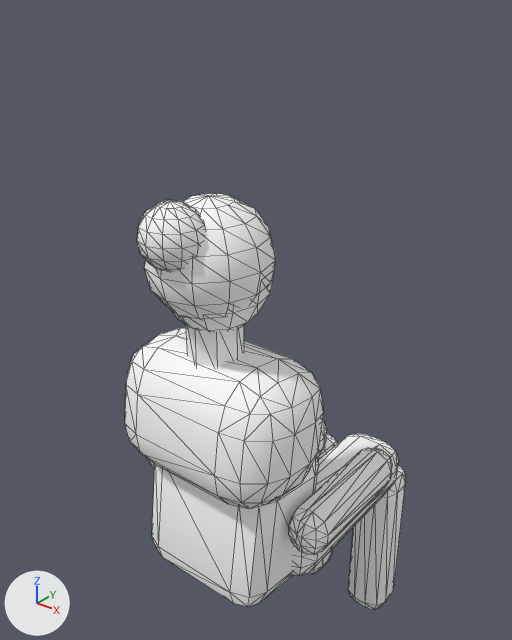
An edit to the glTF model public/models/person-c.glb, drawn before and after from the same camera.
The view is the same before and after, from a 50 mm camera at (0.744, -0.945, 1.551) aimed at (-0.089, 0.096, 0.906). Lighting does not change. The marker at lower left points along +X, +Y and +Z. The picture after the commit comes second. Mesh edges are drawn as thin lines. Vertices at exactly the same position are counted once.

The scene before the commit, as lines of its bpy script (objects in view):
```python
me_person_c = bpy.data.meshes.new('person-c')
me_person_c.from_pydata(...)  # 762 vertices, 1476 faces; spans x -0.37..0.37, y -0.57..0.57, z -1.0..1.0
me_person_c.materials.append(mat_seat)
ob_person_c = bpy.data.objects.new('person-c', me_person_c)
ob_person_c.location = (0.0, 0.072, 0.634)
ob_person_c.scale = (0.614, 0.614, 0.614)
```
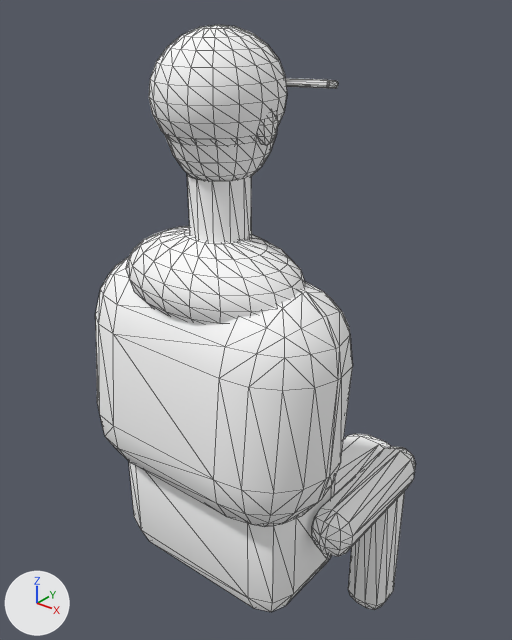
What the commit changed:
me_person_c is used by ob_person_c; location (0.0, 0.072, 0.634); scale (0.614, 0.614, 0.614).
me_person_c had 762 vertices, 1476 faces and spanned x -0.37..0.37, y -0.57..0.57, z -1.0..1.0.
me_person_c now has 1290 vertices, 2520 faces and spans x -0.38..0.38, y -0.47..0.47, z -1.0..1.0.
me_person_c part 1: a new loose piece, a UV sphere (20 segments, 10 rings, poles along z) spanning x -0.23..0.23, y -0.44..-0.11, z 0.37..0.57, in mat_seat.
me_person_c part 2: the loose piece of 56 vertices spanning x -0.24..0.24, y -0.46..-0.06, z -0.32..0.19 is multiplied about its middle by the matrix ((1.187, 0.0, 0.0), (0.0, 0.831, -0.117), (0.0, 0.112, 0.795)), then moved by (0.0, 0.03, -0.12).
me_person_c part 3: a new loose piece, a 12-sided cylinder along z spanning x -0.07..0.07, y -0.32..-0.18, z 0.49..0.7, in mat_seat.
me_person_c part 4: the loose piece of 56 vertices spanning x -0.28..-0.04, y -0.26..0.42, z -0.29..-0.08 is scaled about its middle by 0.837, then moved by (0.03, -0.01, -0.13).
me_person_c part 5: the loose piece of 56 vertices spanning x -0.25..-0.07, y 0.37..0.57, z -1.0..-0.28 is scaled about its middle by 0.837, then moved by (0.03, -0.08, -0.06).
me_person_c part 6: a new loose piece, an icosphere of 80 faces spanning x 0.095..0.131, y -0.261..-0.197, z 0.774..0.866, in mat_seat.
me_person_c part 7: the loose piece of 56 vertices spanning x 0.04..0.28, y -0.26..0.42, z -0.29..-0.08 is scaled about its middle by 0.837, then moved by (-0.03, -0.01, -0.13).
me_person_c part 8: the loose piece of 56 vertices spanning x 0.07..0.25, y 0.37..0.57, z -1.0..-0.28 is scaled about its middle by 0.837, then moved by (-0.03, -0.08, -0.06).
me_person_c part 9: the loose piece of 56 vertices spanning x 0.24..0.37, y -0.33..0.16, z -0.07..0.07 is scaled about its middle by 0.837, then moved by (0.02, 0.01, -0.13).
me_person_c part 10: a new loose piece, a UV sphere (18 segments, 12 rings, poles along z) spanning x -0.13..0.13, y -0.4..-0.09, z 0.73..1.0, in mat_seat.
me_person_c part 11: the loose piece of 96 vertices spanning x -0.3..0.3, y -0.52..-0.11, z 0.1..0.53 is rebuilt with 152 vertices and now spans x -0.34..0.34, y -0.47..-0.08, z -0.1..0.5.
me_person_c part 12: a new loose piece of 56 vertices spanning x -0.08..0.16, y -0.17..0.05, z 0.86..0.89, in mat_seat.
me_person_c part 13: the loose piece of 86 vertices spanning x -0.09..0.09, y -0.57..-0.39, z 0.82..1.0 is deleted.
me_person_c part 14: the loose piece of 16 vertices spanning x -0.08..0.08, y -0.41..-0.25, z 0.5..0.66 is deleted.
me_person_c part 15: 170 vertices removed from x -0.17..0.17, y -0.53..-0.14, z 0.59..0.98; 198 vertices added at x -0.11..0.11, y -0.37..-0.1, z 0.67..0.98.
Other edits to the shape of me_person_c do not show in these pictures.
Object 'person-c' (ob_person_c) moves from (0.0, 0.072, 0.634) to (0.0, 0.073, 0.754).
Object 'person-c' (ob_person_c) is rescaled from (0.614, 0.614, 0.614) to (0.734, 0.734, 0.734).

Pixel boxes (x1, y1, x2, y2) of what changed, in the pictures (512 x 640 px; the box of a moved part takes in the faces that stretch with it):
'person-c', reshaped, moved, rescaled (14% wider, 41% taller): before (125, 193, 406, 610); after (96, 25, 416, 612)
part 1 of me_person_c, added: after (126, 226, 305, 324)
part 2 of me_person_c, moved or reshaped: before (152, 457, 319, 606); after (129, 462, 335, 612)
part 3 of me_person_c, added: after (187, 174, 252, 242)
part 4 of me_person_c, moved or reshaped (not visible afterwards): before (316, 420, 327, 458)
part 5 of me_person_c, moved or reshaped (mostly hidden afterwards): before (307, 434, 338, 574); after (318, 555, 331, 572)
part 6 of me_person_c, added: after (258, 116, 278, 146)
part 7 of me_person_c, moved or reshaped: before (292, 434, 399, 576); after (334, 434, 390, 495)
part 8 of me_person_c, moved or reshaped: before (348, 465, 406, 610); after (348, 491, 405, 610)
part 9 of me_person_c, moved or reshaped: before (289, 448, 392, 555); after (312, 446, 416, 556)
part 10 of me_person_c, added: after (149, 25, 287, 144)
part 11 of me_person_c, rebuilt (29% wider, 49% taller): before (125, 328, 324, 509); after (96, 257, 353, 527)
part 12 of me_person_c, added: after (285, 78, 338, 88)
part 13 of me_person_c, deleted: before (137, 200, 205, 272)
part 14 of me_person_c, deleted: before (186, 325, 244, 367)
part 15 of me_person_c, moved or reshaped: before (144, 193, 276, 333); after (165, 133, 277, 181)
